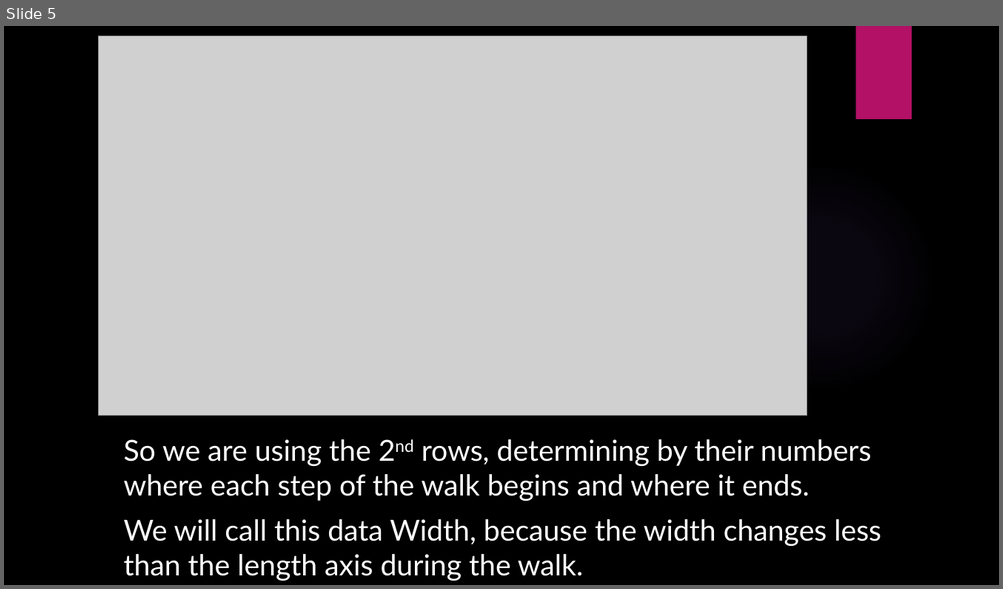
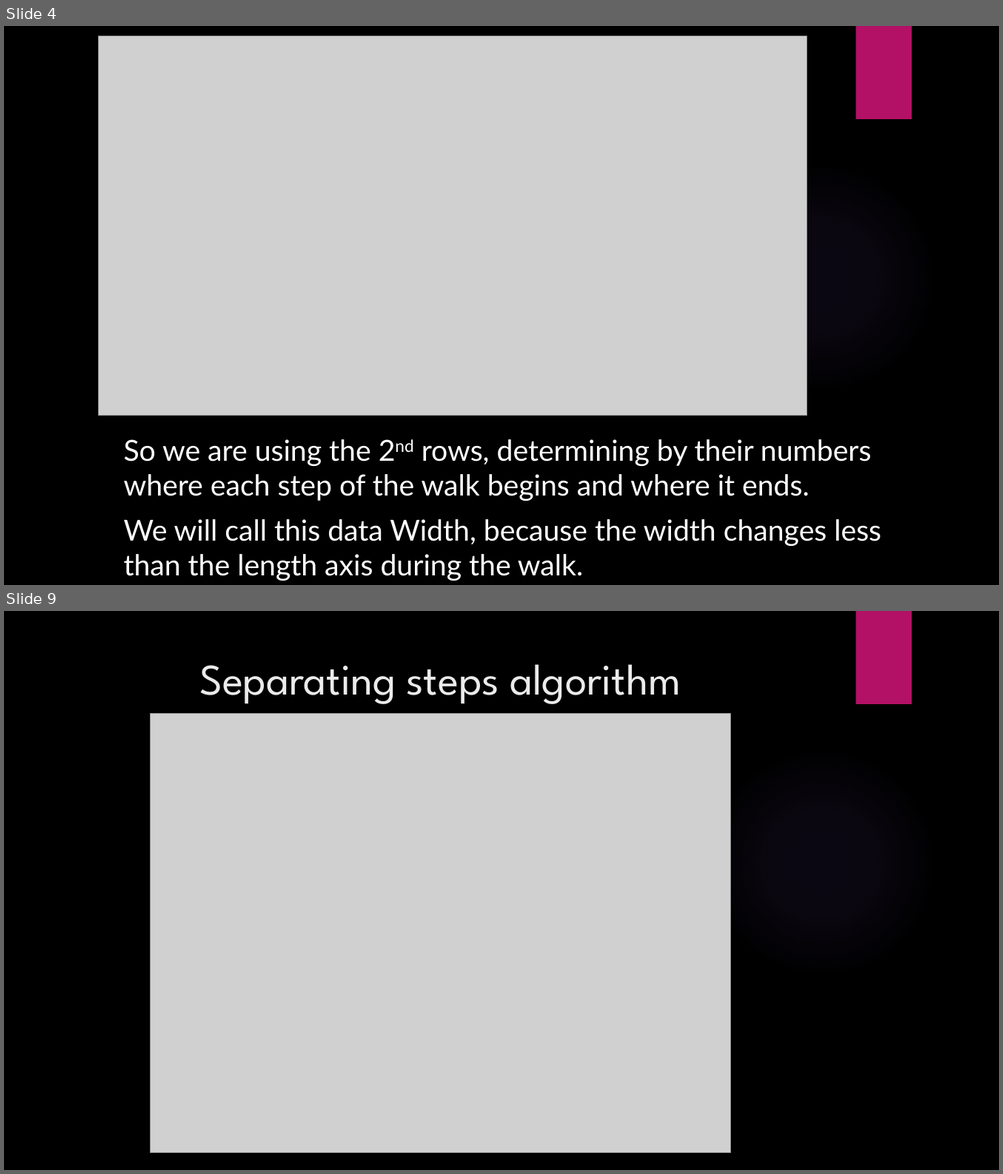
Before and after one commit to Omri110/Gyroscope-step-modeling--Matlab, a slide deck: Project_Presentation.pptx. Shown one above the other, each under a label of ours: slide 5 before the commit, slides 4 and 9 after it; the slides between them are not shown. The pictures are 1003x589 and 1003x1174 pixels, drawn with LibreOffice and Linux fonts; fonts in the diff are those of the drawing; grey boxes stand for pictures; background and template pictures are left out. Boxes give left, top, right and bottom in pixels: in the first picture for what was removed or moved away, otherwise in the second. Text is boxed around its words. In the diff, an @@ line names an element or a change of style, - is before the commit and + after.

Commit message:
project about IMU Data steps analyzing
project about IMU Data steps analyzing

```diff
--- a/Project_Presentation.pptx
+++ b/Project_Presentation.pptx
@@ slide 9 added at <box>4,611,999,1170</box>, background picture (left out); not listed: 2 template elements that a slide beside it also shows @@
@@ title added at <box>199,664,680,704</box>, 42 pt, text #EBEBEB @@
+Separating steps algorithm
@@ picture added at <box>151,713,731,1153</box> @@
@@ what was slide 5 is now slide 4 @@
```
Also in this commit, not shown: 4 slides changed, 5 other slides added, 3 slides removed, 25 other files.
